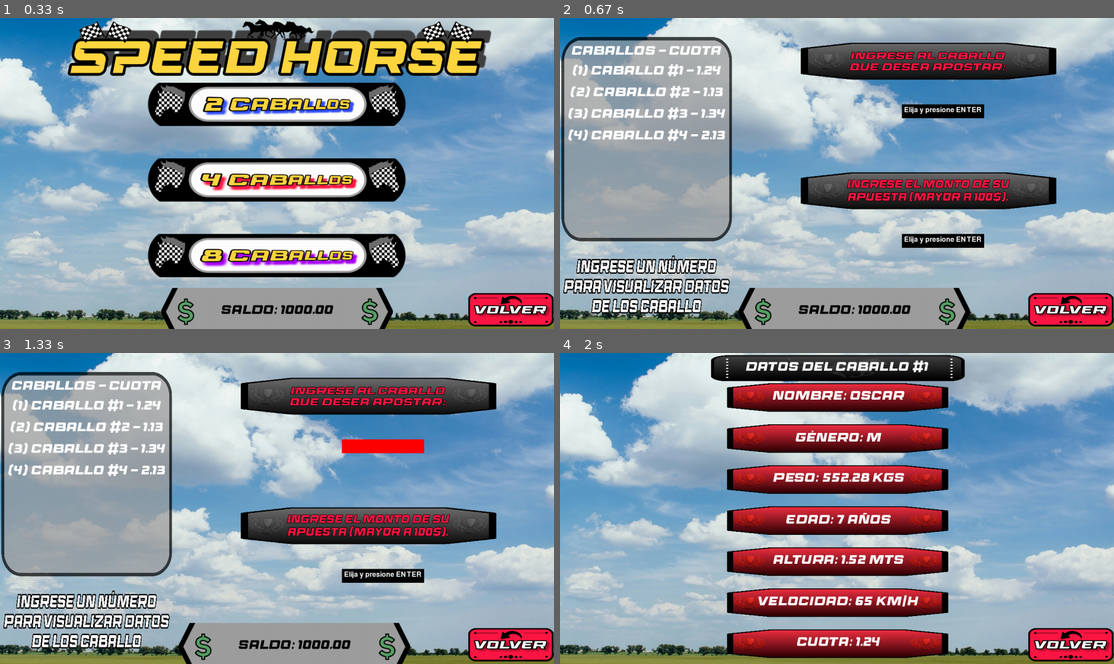
Above: before the commit, frames 1-4 (two rows, left to right).
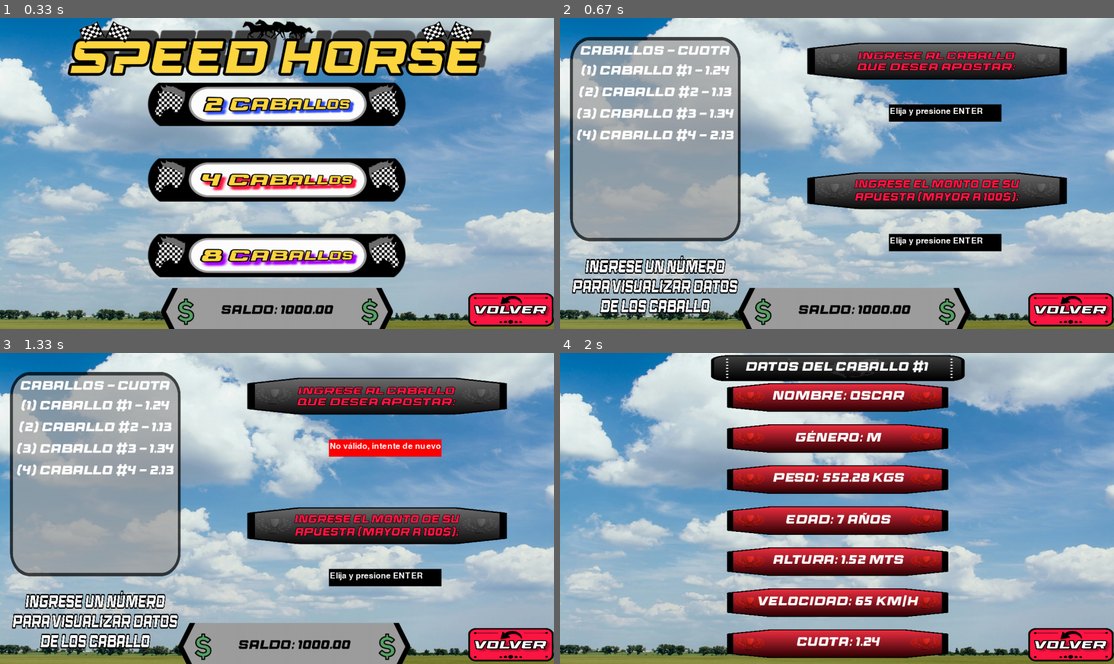
Above: after the commit, the same moments.

Repository: Xeg3/SPEED-HORSE
Game: pygame game, started from pygame_main.py
The game is run twice, just before and just after one commit, with the same random seed, the same clock (stepped at 60 frames per second) and the same inputs.
Inputs (mouse positions are in pixels of both pictures, inside the frame that each line leads up to):
- Up to frame 1 (0.33 s): no input
- Up to frame 2 (0.67 s): click (837, 173) at 0.38 s
- Up to frame 3 (1.33 s): click "Elija y presione ENTER" at 0.72 s; tap Enter at 1 s
- Up to frame 4 (2 s): click (1041, 617) at 1.38 s; tap 1 at 1.67 s

Frame 1 is identical in both runs. In frame 2, 13% of the frame differs, in the area x 0-92%, y 6-96%; in frame 3, 12%; in frame 4, nothing differs.

Commit message:
Add files via upload

Diff:
--- /dev/null
+++ b/Inputbox.py
@@ -0,0 +1,74 @@
+import pygame as py
+from config import *
+
+class Caja():
+
+    def __init__(self, x, y, w, h, color_active, color_inactive, font, font2, active, cont, mensaje='', mensaje2="Elija y presione ENTER"):
+        self.x_pos=x
+        self.y_pos=y
+        self.color_active=color_active
+        self.color_inactive=color_inactive
+        self.color=color_inactive
+        self.font=font
+        self.font2=font2
+        self.w=w
+        self.h=h
+        self.active=active
+        self.cont=cont
+        self.rect=py.Rect(x, y, w, h)
+        self.mensaje=mensaje
+        self.mensaje2=mensaje2
+
+
+    def activar(self, event):
+        if self.rect.collidepoint(event.pos) and not self.cont:
+            self.active=True
+            self.mensaje2=''
+        else: self.active=False
+
+    def cambia_color(self):
+        if self.active:
+            self.color=self.color_active
+        else:
+            self.color=self.color_inactive
+
+    def dibujar(self, screen):
+
+        py.draw.rect(screen, self.color, self.rect)
+
+        if self.mensaje2=='':
+            text_surface = self.font2.render(self.mensaje, True, (BLANCO))
+        else:
+            text_surface = self.font.render(self.mensaje2, True, (BLANCO))
+
+
+        screen.blit(text_surface, (self.rect.x+2, self.rect.y+6))
+
+    def verificacion(self, var, opcion):
+        if opcion == 1:
+            if self.mensaje in var:
+                if not self.cont:
+                    caballo=self.mensaje
+                    self.cont = True
+                    self.active = False
+                    self.mensaje=f'Eligió al Caballo #{caballo}'
+                    return caballo
+            else:
+                self.mensaje2="No válido, intente de nuevo"
+                self.mensaje=''
+
+        else:
+            try:
+                monto = float(self.mensaje.strip())
+                if 100 <= monto <= var:
+                    if not self.cont:
+                        self.cont = True
+                        self.active = False
+                        self.mensaje=f'Monto = {monto}$'
+                        return monto
+                else:
+                    self.mensaje2="No válido, intente de nuevo"
+                    self.mensaje=''
+            except ValueError:
+                self.mensaje2="No válido, intente de nuevo"
+                self.mensaje=''
--- a/clases_juego.py
+++ b/clases_juego.py
@@ -2,8 +2,7 @@
 import sys
 import datos_caballos as dc
 from button import Button
-import funciones_tkinter as tk
-from inputbox import Caja
+from Inputbox import Caja
 from config import *
 
 
@@ -169,22 +168,27 @@
         self.caballo_apuesta = [None, None]
 
     def ejecutar(self):
-        input_caballo = Caja(790, 200, 190, 32, ROJO, NEGRO, FUENTE_INPUT, FUENTE_INPUT, False, False)
-        input_monto = Caja(790, 500, 190, 32, ROJO, NEGRO, FUENTE_INPUT, FUENTE_INPUT, False, False)
+        input_caballo = Caja(760, 200, 260, 40, ROJO, NEGRO, FUENTE_INPUT, FUENTE_INPUT, False, False)
+        input_monto = Caja(760, 500, 260, 40, ROJO, NEGRO, FUENTE_INPUT, FUENTE_INPUT, False, False)
         caballo = None
         monto = 0
+        activar_carrera=False
 
         while True:
             self.screen.blit(self.fondo, (0, 0))
             mostrar_caballos(self.caballos, self.screen)
             mouse_menu = pygame.mouse.get_pos()
 
-            apuesta_button = Button(pygame.transform.scale(pygame.image.load("Recurso_generales/caballos/images/boton_caballo.png"), (600, 90)),(850, 100), None, FUENTE1, NEGRO, None)
-            monto_button = Button(pygame.transform.scale(pygame.image.load("Recurso_generales/caballos/images/boton_monto.png"), (600, 90)), (850, 400), None, FUENTE1, NEGRO, None)
-            back_button = Button(pygame.transform.scale(pygame.image.load("Recurso_generales/caballos/images/back_button.png"), (200, 80)), (1180, 675), None, FUENTE1, NEGRO, None)
+            apuesta_button = Button(pygame.transform.scale(pygame.image.load("Recurso_generales/caballos/images/boton_caballo.png"), (610, 90)),(870, 100), None, FUENTE1, NEGRO, None)
+            monto_button = Button(pygame.transform.scale(pygame.image.load("Recurso_generales/caballos/images/boton_monto.png"), (610, 90)), (870, 400), None, FUENTE1, NEGRO, None)
+
+            if activar_carrera:
+                carrera_salir_button = Button(pygame.transform.scale(pygame.image.load("Recurso_generales/caballos/images/carrera_button.png"), (310, 90)), (1110, 675), None, FUENTE1, NEGRO, None)
+            else:
+                carrera_salir_button = Button(pygame.transform.scale(pygame.image.load("Recurso_generales/caballos/images/back_button.png"), (200, 80)), (1180, 675), None, FUENTE1, NEGRO, None)
             button_saldo = Button(pygame.image.load('Recurso_generales/caballos/images/saldo_image.png'), (680, 680), f'SALDO: {float(self.usuario.mostrar_saldo()) - monto:.2f}', FUENTE1, NEGRO, None)
 
-            for btn in [apuesta_button, monto_button, back_button, button_saldo]:
+            for btn in [apuesta_button, monto_button, carrera_salir_button, button_saldo]:
                 btn.update(self.screen)
 
             for event in pygame.event.get():
@@ -196,11 +200,18 @@
                     input_caballo.activar(event)
                     input_monto.activar(event)
 
-                    if back_button.checkForInput(mouse_menu):
-
-                        if tk.confirmacion('No ha realizado una apuesta, ¿desea salir?'):
+                    if carrera_salir_button.checkForInput(mouse_menu):
+                        if activar_carrera:
+                            self.sonido.reproducir_sonido(self.sonido_click, 0.6)
+                            self.sonido.detener_musica()
+                            apuesta = self.usuario.apostar(monto)
+                            self.caballo_apuesta.extend([caballo, apuesta])
+                            self.ha_apostado = True
+                            return Carrera(self.screen, self.usuario, self.caballos, self.caballo_apuesta).ejecutar()
+                        else:
                             self.sonido.reproducir_sonido(self.sonido_click, 0.6)
                             return MenuModalidad(self.screen, self.usuario).ejecutar()
+
 
                 elif event.type == pygame.KEYDOWN:
 
@@ -230,25 +241,26 @@
                     elif event.key in (pygame.K_1, pygame.K_2, pygame.K_3, pygame.K_4, pygame.K_5, pygame.K_6, pygame.K_7, pygame.K_8):
                         self.sonido.reproducir_sonido(self.sonido_click, 0.6)
                         opcion = event.unicode
-                        if opcion in self.caballos:
-
+                        if opcion in self.caballos and not activar_carrera:
                             return MenuDatos(self.screen, self.usuario, self.caballos, opcion).ejecutar()
-                        else:
-                            tk.text_error('Caballo no participante.')
-
 
             for i in [input_caballo, input_monto]:
                 i.cambia_color()
-                i.dibujar(screen)
-
-            if monto is not None and monto >= 100 and caballo in self.caballos:
-                apuesta = self.usuario.apostar(monto)
-                self.caballo_apuesta.extend([caballo, apuesta])
-                tk.text_info(f'Apuesta realizada con éxito, {self.caballo_apuesta[1]}$ por caballo #{self.caballo_apuesta[0]}')
-                self.sonido.reproducir_sonido(self.sonido_click, 0.6)
-                self.sonido.detener_musica()
-                self.ha_apostado = True
-                return Carrera(self.screen, self.usuario, self.caballos, self.caballo_apuesta).ejecutar()
+                i.dibujar(self.screen)
+
+            if input_caballo.cont:
+                check_button = Button(pygame.transform.scale(pygame.image.load("Recurso_generales/caballos/images/right.png"), (100, 100)), (1060, 220), None, FUENTE1, NEGRO, None)
+                check_button.update(screen)
+
+            if input_monto.cont:
+                check_button2 = Button(pygame.transform.scale(pygame.image.load("Recurso_generales/caballos/images/right.png"), (100, 100)), (1060, 520), None, FUENTE1, NEGRO, None)
+                check_button2.update(screen)
+
+            if monto >= 100 and caballo in self.caballos:
+
+                activar_carrera = True
+                notificacion = Button(pygame.image.load("Recurso_generales/caballos/images/notificacion.png"), (610, 360), None, FUENTE1, NEGRO, None)
+                notificacion.update(screen)
 
             pygame.display.flip()
 
@@ -332,11 +344,11 @@
                 sonido_reproducido = True
 
             if ganador == caballo_apostado:
-                self.screen.blit(victoria, (450, 270))
+                self.screen.blit(victoria, (440, 250))
             else:
-                self.screen.blit(derrota, (470, 300))
-
-            resultado_button = Button(pygame.transform.scale(pygame.image.load("Recurso_generales/caballos/images/running_horse_2.png"), (700, 80)), (ANCHO / 2, ALTO / 5), mensaje, FUENTE1, BLANCO, None)
+                self.screen.blit(derrota, (480, 280))
+
+            resultado_button = Button(pygame.transform.scale(pygame.image.load("Recurso_generales/caballos/images/running_horse_2.png"), (700, 80)), (ANCHO / 2, ALTO / 6), mensaje, FUENTE1, BLANCO, None)
 
             for btn in [resultado_button, button_saldo, back_button]:
                 btn.update(self.screen)
@@ -450,12 +462,12 @@
 
 def mostrar_caballos(caballos, screen):
 
-    x=200
+    x=220
     y=125
 
-    frame=Button(pygame.transform.scale(pygame.image.load("Recurso_generales/caballos/images/frame_list.png"), (400, 480)), (200, 280), None, FUENTE1, NEGRO, None)
-    list_button=Button(None, (200, 80), 'CABALLOS - CUOTA', FUENTE1, BLANCO, None)
-    info_button=Button(pygame.transform.scale(pygame.image.load("Recurso_generales/caballos/images/message.png"), (400, 150)), (200, 620), None, FUENTE1, NEGRO, None)
+    frame=Button(pygame.transform.scale(pygame.image.load("Recurso_generales/caballos/images/frame_list.png"), (400, 480)), (220, 280), None, FUENTE1, NEGRO, None)
+    list_button=Button(None, (220, 80), 'CABALLOS - CUOTA', FUENTE1, BLANCO, None)
+    info_button=Button(pygame.transform.scale(pygame.image.load("Recurso_generales/caballos/images/message.png"), (400, 150)), (220, 620), None, FUENTE1, NEGRO, None)
 
     for i in [frame, list_button, info_button]:
         i.update(screen)
--- a/config.py
+++ b/config.py
@@ -19,7 +19,7 @@
 
 # Fuentes globales para textos
 
-FUENTE_INPUT = pygame.font.Font(None, 24)
+FUENTE_INPUT = pygame.font.Font(None, 28)
 FUENTE1 = pygame.font.Font("Recurso_generales/caballos/fonts/Race Sport.ttf", 28)
 FUENTE2 = pygame.font.Font("Recurso_generales/caballos/fonts/Race Sport.ttf", 15)
 FUENTE_CONTEO = pygame.font.Font("Recurso_generales/caballos/fonts/Race Sport.ttf", 200)
